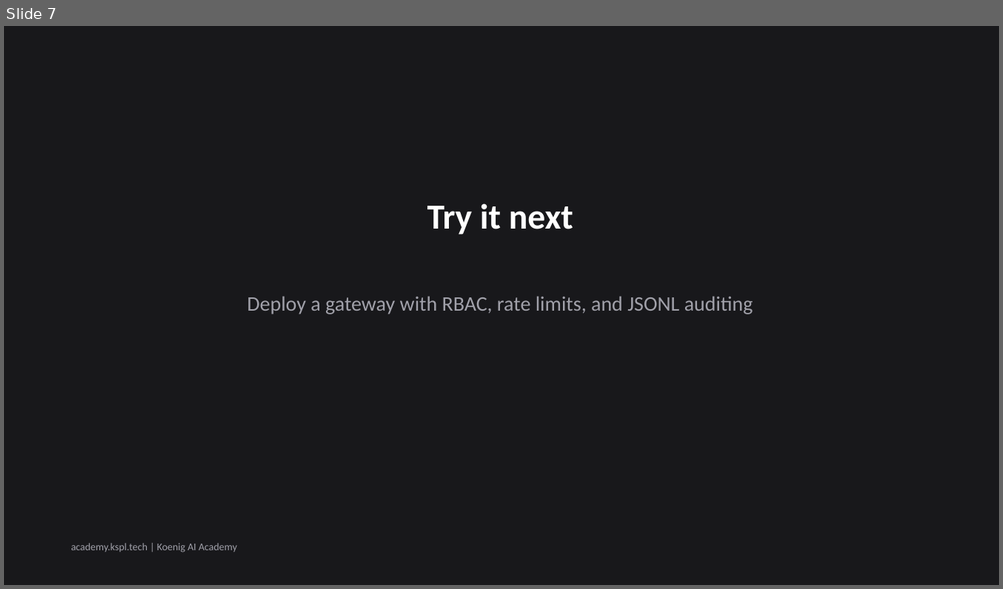
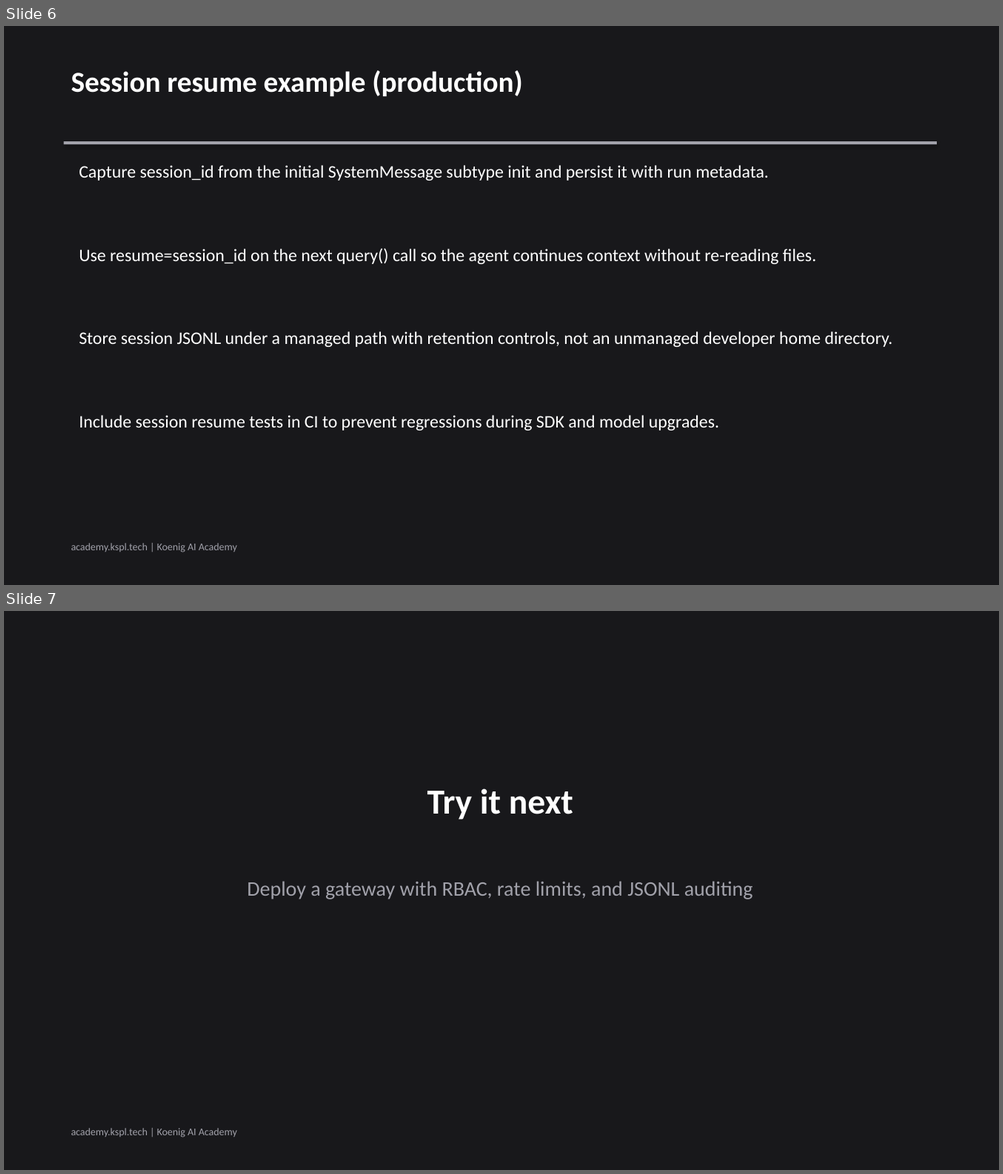
Before and after one commit to Koenig-Solutions-Private-Limited/koenig-ai-org, a slide deck: vault/courses/production-agents-claude-agent-sdk-mcp-connector/ch01-slides.pptx. Shown one above the other, each under a label of ours: slide 7 before the commit, slides 6 and 7 after it. The pictures are 1003x589 and 1003x1174 pixels, drawn with LibreOffice and Linux fonts; fonts in the diff are those of the drawing. Boxes give left, top, right and bottom in pixels: in the first picture for what was removed or moved away, otherwise in the second. Text is boxed around its words. In the diff, an @@ line names an element or a change of style, - is before the commit and + after.

```diff
--- a/vault/courses/production-agents-claude-agent-sdk-mcp-connector/ch01-slides.pptx
+++ b/vault/courses/production-agents-claude-agent-sdk-mcp-connector/ch01-slides.pptx
@@ slide 6 added at (4, 26, 999, 585), background #18181B @@
@@ text added at (71, 70, 522, 96), 28 pt, text #FFFFFF, bold @@
+Session resume example (production)
@@ rectangle added at (64, 141, 936, 144), fill #A1A1AA @@
@@ text added at (79, 165, 768, 181), 17 pt, text #FFFFFF @@
+Capture session_id from the initial SystemMessage subtype init and persist it with run metadata.
@@ text added at (79, 248, 816, 264), 17 pt, text #FFFFFF @@
+Use resume=session_id on the next query() call so the agent continues context without re-reading files.
@@ text added at (79, 332, 893, 347), 17 pt, text #FFFFFF @@
+Store session JSONL under a managed path with retention controls, not an unmanaged developer home directory.
@@ text added at (79, 415, 719, 431), 17 pt, text #FFFFFF @@
+Include session resume tests in CI to prevent regressions during SDK and model upgrades.
@@ text added at (71, 543, 237, 553), 10 pt, text #A1A1AA @@
+academy.kspl.tech | Koenig AI Academy
```
Also in this commit, not shown: 4 slides changed, 1 slide removed, 6 other files.
